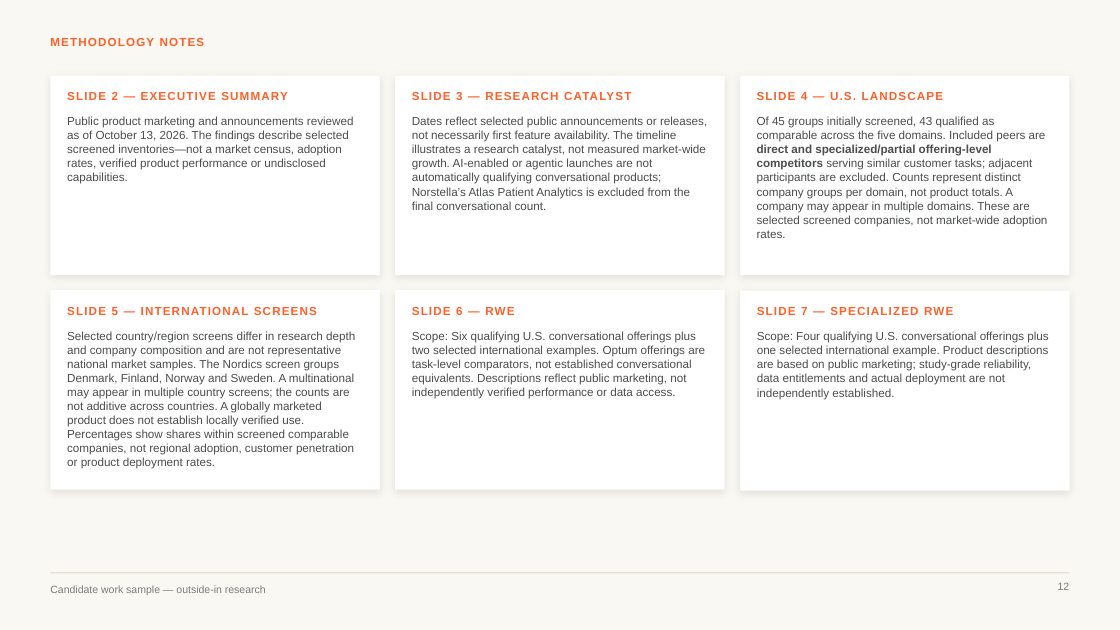
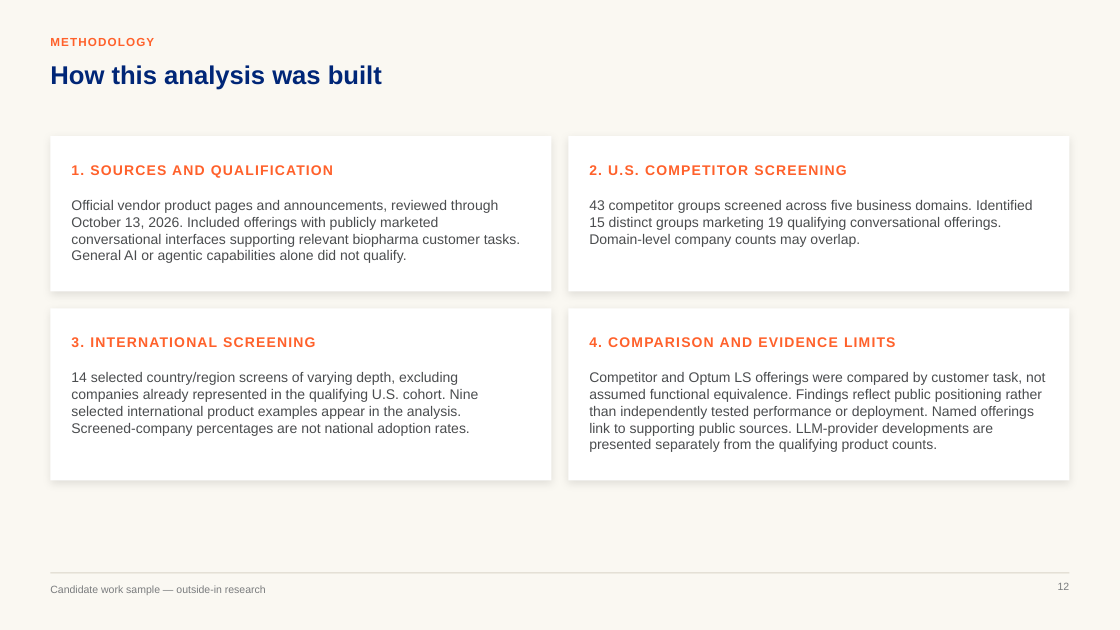
Before and after one commit to marinojt/test, a slide deck: slide 12 of deck/Optum-LS-Conversational-AI-sourced.pptx. Drawn at 1120x630 pixels with LibreOffice and Linux fonts; fonts in the diff are those of the drawing. Boxes give left, top, right and bottom in pixels: in the first picture for what was removed or moved away, otherwise in the second. Text is boxed around its words. In the diff, an @@ line names an element or a change of style, - is before the commit and + after.

```diff
--- a/deck/Optum-LS-Conversational-AI-sourced.pptx
+++ b/deck/Optum-LS-Conversational-AI-sourced.pptx
@@ text at (50,38,154,46): text changed @@
-METHODOLOGY NOTES
+METHODOLOGY
@@ title added at (50,65,382,90), 22 pt, text #002677, bold @@
+How this analysis was built
@@ text removed at (67,92,288,100) @@
-SLIDE 2 — EXECUTIVE SUMMARY
@@ text removed at (412,92,631,100) @@
-SLIDE 3 — RESEARCH CATALYST
@@ text removed at (757,92,944,100) @@
-SLIDE 4 — U.S. LANDSCAPE
@@ rectangle: place and size @@
-rectangle at (50,76,380,276)
+rectangle at (50,136,551,292)
@@ rectangle: place and size @@
-rectangle at (395,76,724,276)
+rectangle at (568,136,1069,292)
@@ text added at (71,165,333,178), 12 pt, text #FF612B, bold @@
+1. SOURCES AND QUALIFICATION
@@ text added at (589,165,846,175), 12 pt, text #FF612B, bold @@
+2. U.S. COMPETITOR SCREENING
@@ text at (71,200,520,263): text changed; size 10 to 12 pt @@
-Public product marketing and announcements reviewed as of October 13, 2026. The findings describe selected screened inventories—not a market census, adoption rates, verified product performance or undisclosed capabilities.
+Official vendor product pages and announcements, reviewed through October 13, 2026. Included offerings with publicly marketed conversational interfaces supporting relevant biopharma customer tasks. General AI or agentic capabilities alone did not qualify.
@@ text at (589,200,1033,247): text changed; size 10 to 12 pt @@
-Dates reflect selected public announcements or releases, not necessarily first feature availability. The timeline illustrates a research catalyst, not measured market-wide growth. AI-enabled or agentic launches are not automatically qualifying conversational products; Norstella’s Atlas Patient Analytics is excluded from the final conversational count.
+43 competitor groups screened across five business domains. Identified 15 distinct groups marketing 19 qualifying conversational offerings. Domain-level company counts may overlap.
@@ rectangle removed at (395,291,724,491) @@
@@ rectangle removed at (740,291,1070,491) @@
@@ rectangle: place and size @@
-rectangle at (740,76,1070,276)
+rectangle at (50,308,551,481)
@@ text removed at (67,307,317,315) @@
-SLIDE 5 — INTERNATIONAL SCREENS
@@ text removed at (412,306,514,318) @@
-SLIDE 6 — RWE
@@ rectangle: place and size @@
-rectangle at (50,291,380,491)
+rectangle at (568,308,1069,481)
@@ text removed at (757,307,953,315) @@
-SLIDE 7 — SPECIALIZED RWE
@@ text removed at (67,331,355,469) @@
-Selected country/region screens differ in research depth and company composition and are not representative national market samples. The Nordics screen groups Denmark, Finland, Norway and Sweden. A multinational may appear in multiple country screens; the counts are not additive across countries. A globally marketed product does not establish locally verified use. Percentages show shares within screened comparable companies, not regional adoption, customer penetration or product deployment rates.
@@ text added at (71,337,315,347), 12 pt, text #FF612B, bold @@
+3. INTERNATIONAL SCREENING
@@ text removed at (412,331,705,399) @@
-Scope: Six qualifying U.S. conversational offerings plus two selected international examples. Optum offerings are task-level comparators, not established conversational equivalents. Descriptions reflect public marketing, not independently verified performance or data access.
@@ text added at (589,337,896,347), 12 pt, text #FF612B, bold @@
+4. COMPARISON AND EVIDENCE LIMITS
@@ text removed at (757,331,1048,399) @@
-Scope: Four qualifying U.S. conversational offerings plus one selected international example. Product descriptions are based on public marketing; study-grade reliability, data entitlements and actual deployment are not independently established.
@@ text at (71,372,479,436): text changed; size 10 to 12 pt @@
-Of 45 groups initially screened, 43 qualified as comparable across the five domains. Included peers are direct and specialized/partial offering-level competitors serving similar customer tasks; adjacent participants are excluded. Counts represent distinct company groups per domain, not product totals. A company may appear in multiple domains. These are selected screened companies, not market-wide adoption rates.
+14 selected country/region screens of varying depth, excluding companies already represented in the qualifying U.S. cohort. Nine selected international product examples appear in the analysis. Screened-company percentages are not national adoption rates.
@@ text added at (589,372,1045,452), 12 pt, text #4B4D4F @@
+Competitor and Optum LS offerings were compared by customer task, not assumed functional equivalence. Findings reflect public positioning rather than independently tested performance or deployment. Named offerings link to supporting public sources. LLM-provider developments are presented separately from the qualifying product counts.
```
Also in this commit, not shown: 10 other slides changed, 1 slide removed, 12 other files.
